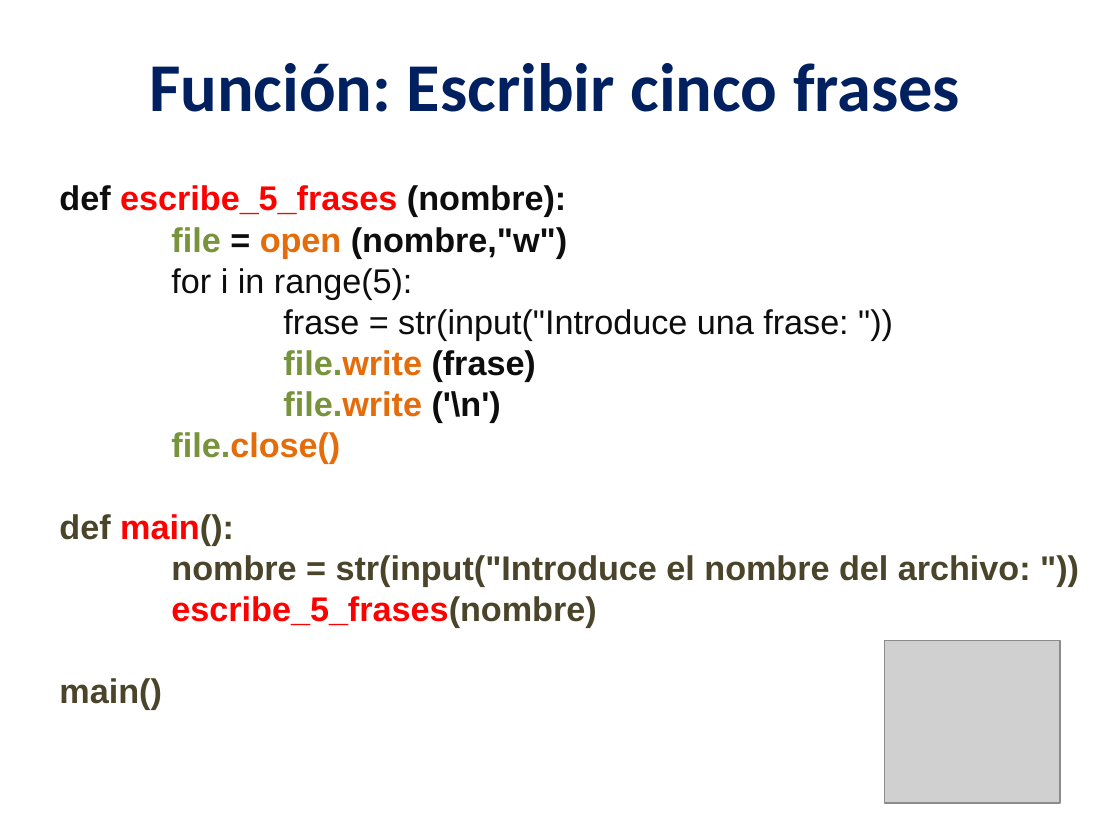
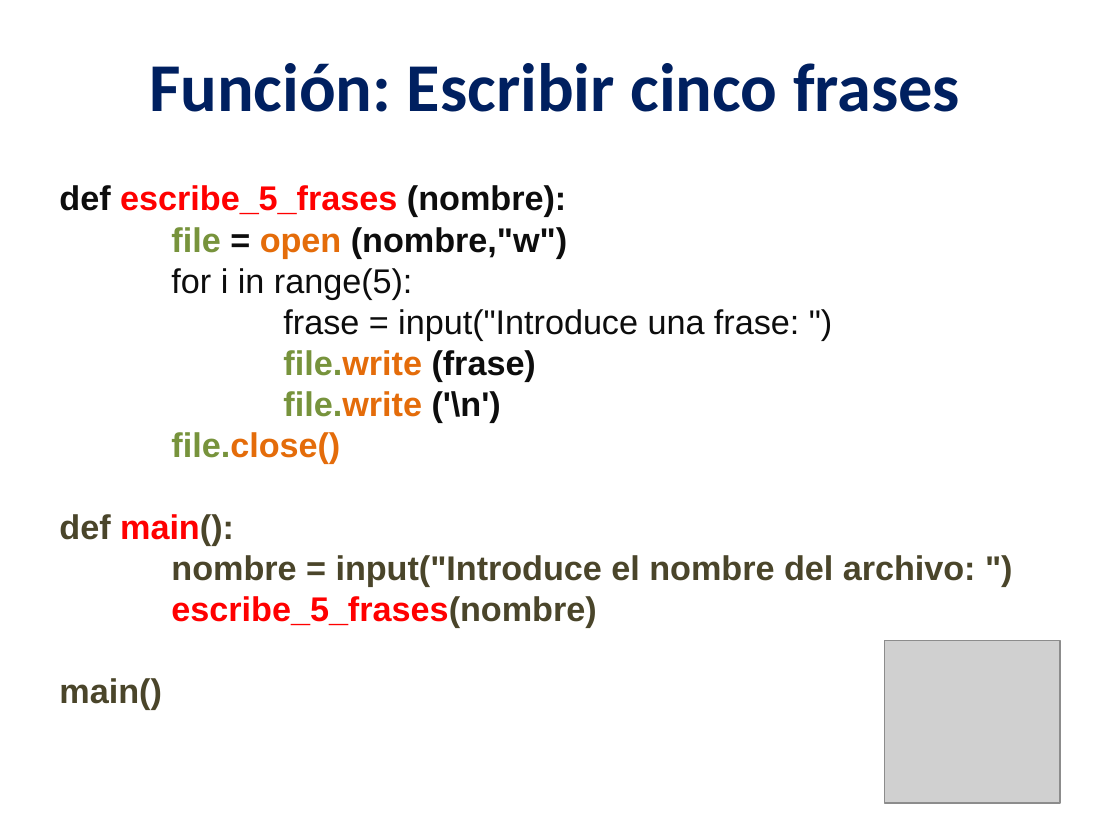
Before and after one commit to lizetheP/PensamientoC, a slide deck: slide 20 of CalendarioAgo2025/presentaciones/12_Archivos.pptx. Drawn at 1120x840 pixels with LibreOffice and Linux fonts; fonts in the diff are those of the drawing; grey boxes stand for pictures. Boxes give left, top, right and bottom in pixels: in the first picture for what was removed or moved away, otherwise in the second. Text is boxed around its words. In the diff, an @@ line names an element or a change of style, - is before the commit and + after.

```diff
--- a/CalendarioAgo2025/presentaciones/12_Archivos.pptx
+++ b/CalendarioAgo2025/presentaciones/12_Archivos.pptx
@@ text at [283, 309, 799, 340]: text changed @@
-frase = str(input("Introduce una frase: "))
+frase = input("Introduce una frase: ")
@@ text at [171, 555, 976, 586]: text changed @@
-nombre = str(input("Introduce el nombre del archivo: "))
+nombre = input("Introduce el nombre del archivo: ")
```
Also in this commit, not shown: 1 other slide changed, 2 other files.
